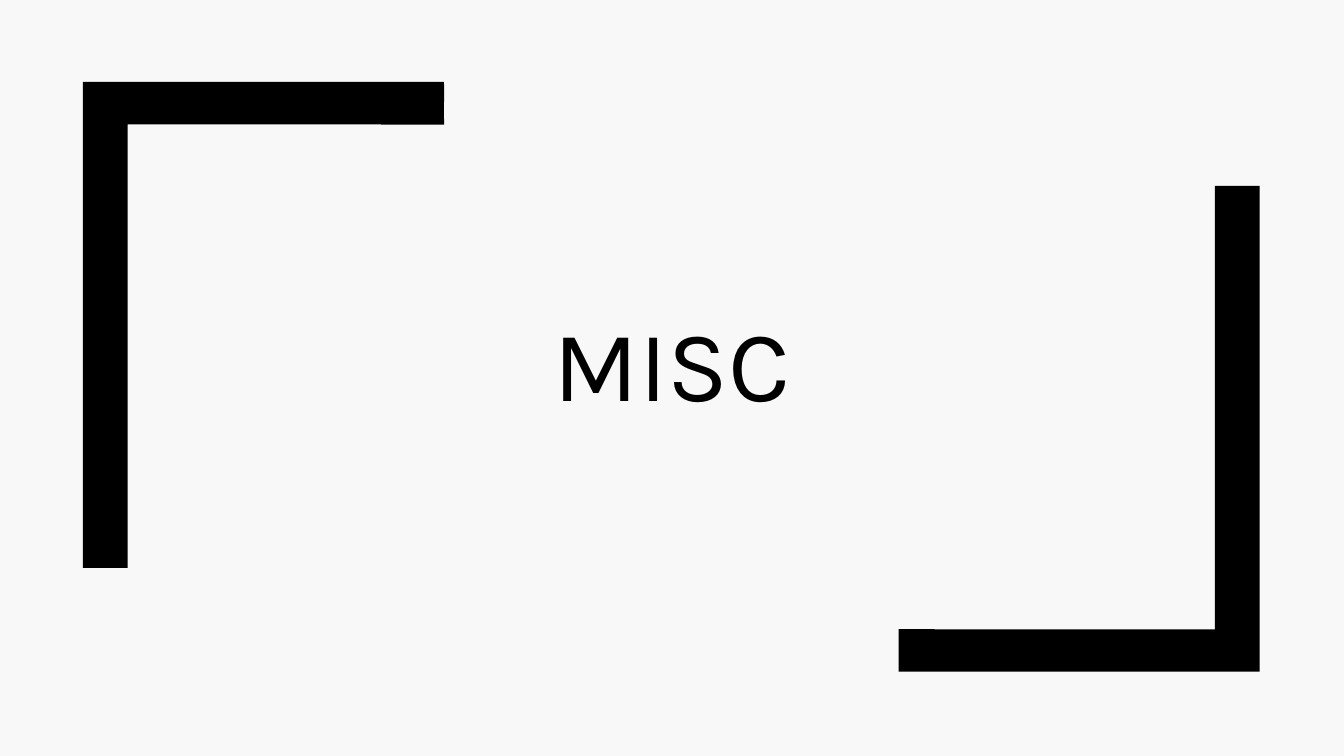
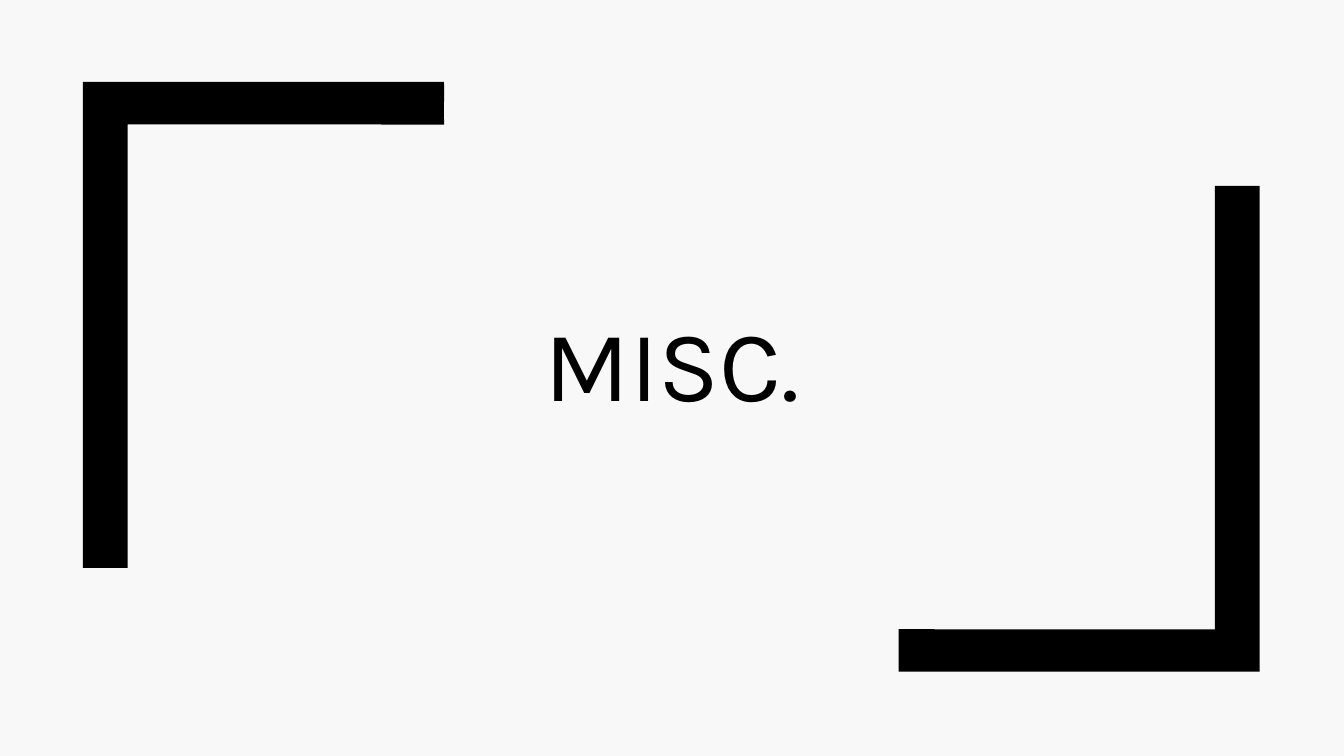
Before and after one commit to naveens33/python_tutorials, a slide deck: slide 1 of ppt/Misc.pptx. Drawn at 1344x756 pixels with LibreOffice and Linux fonts; fonts in the diff are those of the drawing. Boxes give left, top, right and bottom in pixels: in the first picture for what was removed or moved away, otherwise in the second. Text is boxed around its words. In the diff, an @@ line names an element or a change of style, - is before the commit and + after.

```diff
--- a/ppt/Misc.pptx
+++ b/ppt/Misc.pptx
@@ title at <box>545,336,799,403</box>: text changed @@
-MISC
+MISC.
```
Also in this commit, not shown: 1 slide added, 4 other files.
